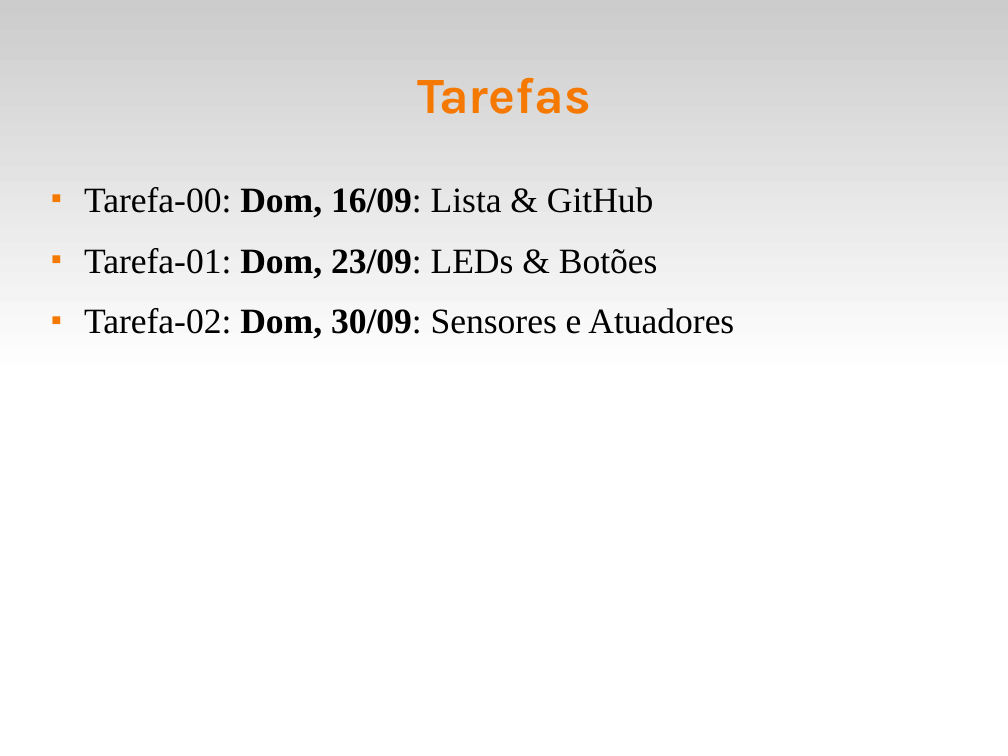
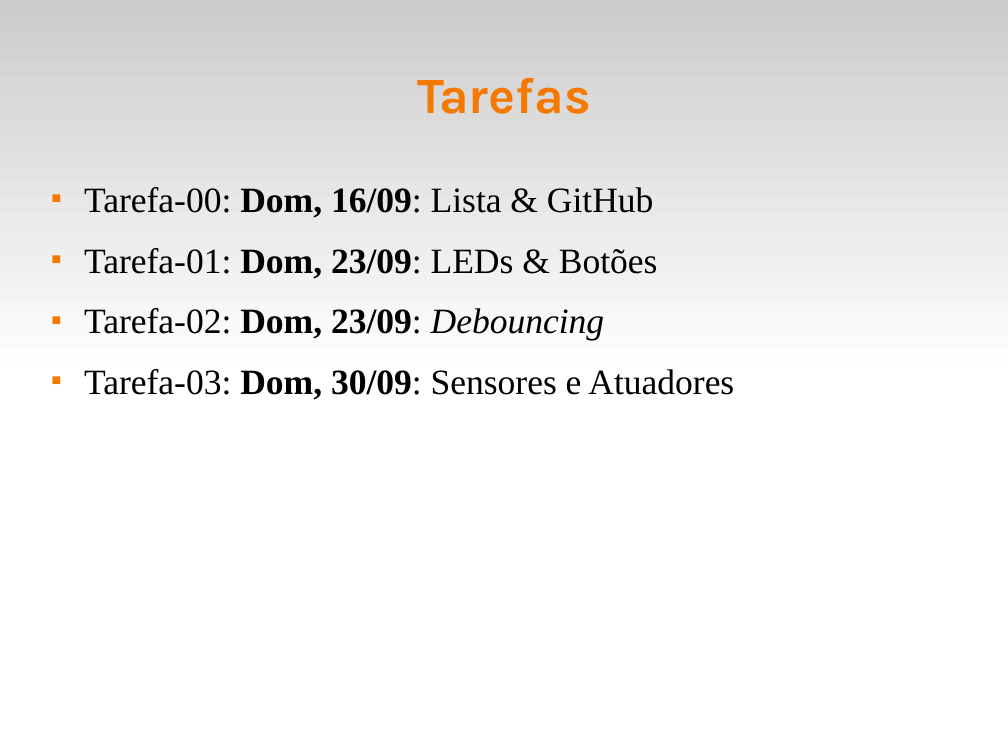
Before and after one commit to fsantanna-uerj/SE, a slide deck: slide 14 of Slides/se-00-intro.odp (slide 13 before the commit). Drawn at 1008x756 pixels with LibreOffice and Linux fonts; fonts in the diff are those of the drawing. Boxes give left, top, right and bottom in pixels: in the first picture for what was removed or moved away, otherwise in the second. Text is boxed around its words. In the diff, an @@ line names an element or a change of style, - is before the commit and + after.

Commit message:
(>) slides

```diff
--- a/Slides/se-00-intro.odp
+++ b/Slides/se-00-intro.odp
@@ text at [84, 308, 734, 400]: text changed @@
-■ Tarefa-02: Dom, 30/09: Sensores e Atuadores
+■ Tarefa-02: Dom, 23/09: Debouncing
+■ Tarefa-03: Dom, 30/09: Sensores e Atuadores
```
Also in this commit, not shown: 1 slide added, 1 other file.
